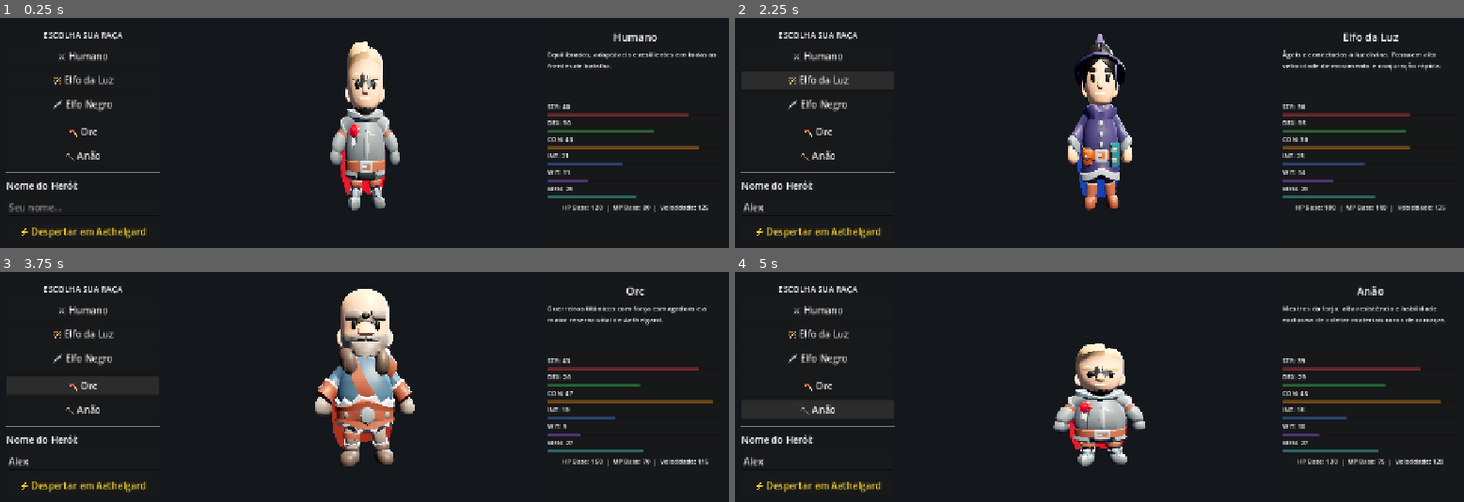
Above: before the commit, frames 1-4 (two rows, left to right).
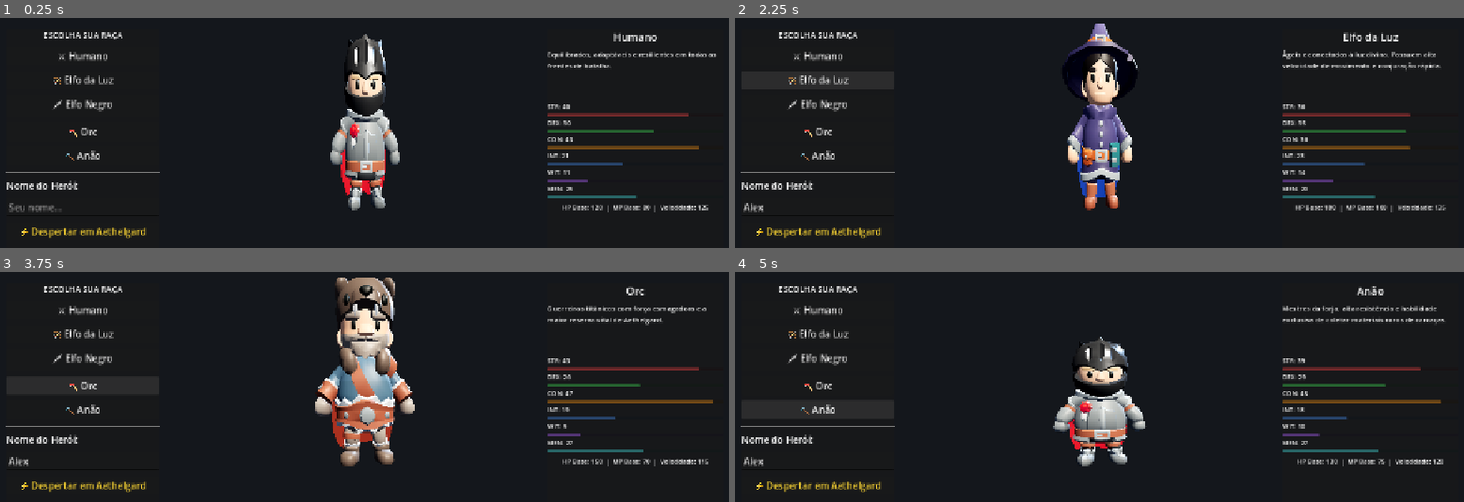
Above: after the commit, the same moments.

Repository: awazago/medieval-rpg
Game: Godot game, scene res://client/scenes/character_select.tscn
Two runs of this game, one before a commit and one after it. Both use one fixed random seed, a clock stepped at 60 frames per second and the inputs below.
Inputs (mouse positions are in pixels of both pictures, inside the frame that each line leads up to):
- Up to frame 1 (0.25 s): no input
- Up to frame 2 (2.25 s): click (815, 206) at 0.52 s; type "Alex" at 0.6 s; click "⚔ Humano" at 1.25 s; click "🏹 Elfo da Luz" at 2 s
- Up to frame 3 (3.75 s): click "🗡 Elfo Negro" at 2.75 s; click "🪓 Orc" at 3.5 s
- Up to frame 4 (5 s): click "🔨 Anão" at 4.25 s

The runs differ from the first frame. In frame 1, 1.2% of the frame differs, in the area x 47-53%, y 6-43%; in frame 2, 0.6%; in frame 3, 1.2%; in frame 4, 1.2%.

Commit message:
fix(character_select): correção de compilação, autoload GameData, base_hp e renderização 3D do SubViewport

Diff:
--- a/client/scenes/character_select.tscn
+++ b/client/scenes/character_select.tscn
@@ -1,12 +1,7 @@
-[gd_scene load_steps=5 format=3 uid="uid://c6v2n8pm7x5cs"]
+[gd_scene load_steps=4 format=3 uid="uid://c6v2n8pm7x5cs"]
 
 [ext_resource type="Script" path="res://client/scripts/character_select.gd" id="1_select"]
 [ext_resource type="PackedScene" uid="uid://h1m2c3r4rig" path="res://client/scenes/character/humanoid_character.tscn" id="2_humanoid_rig"]
-
-[sub_resource type="StandardMaterial3D" id="Mat_PreviewArmor"]
-albedo_color = Color(0.85, 0.88, 0.9, 1)
-metallic = 0.9
-roughness = 0.25
 
 [sub_resource type="Environment" id="Environment_preview"]
 ambient_light_source = 2
@@ -77,19 +72,6 @@
 
 [node name="HumanoidCharacterRig" parent="SubViewportContainer/SubViewport/PreviewCharacter/VisualMesh" instance=ExtResource("2_humanoid_rig")]
 
-[node name="BodyMesh" type="CSGCapsule3D" parent="SubViewportContainer/SubViewport/PreviewCharacter/VisualMesh"]
-transform = Transform3D(1, 0, 0, 0, 1, 0, 0, 0, 1, 0, 0.925, 0)
-visible = false
-radius = 0.4
-height = 1.8
-material = SubResource("Mat_PreviewArmor")
-
-[node name="ShoulderPads" type="CSGBox3D" parent="SubViewportContainer/SubViewport/PreviewCharacter/VisualMesh"]
-transform = Transform3D(1, 0, 0, 0, 1, 0, 0, 0, 1, 0, 1.45, 0)
-visible = false
-size = Vector3(1.1, 0.2, 0.5)
-material = SubResource("Mat_PreviewArmor")
-
 [node name="Panel" type="PanelContainer" parent="."]
 layout_mode = 1
 anchors_preset = 4
--- a/client/scripts/character_select.gd
+++ b/client/scripts/character_select.gd
@@ -30,10 +30,13 @@
 var selected_race: String = "human"
 var selected_archetype: String = "warrior"
 
+func _get_game_data() -> Node:
+	return get_node_or_null("/root/GameData")
+
 func _ready() -> void:
 	print("[CharacterSelect] Inicializando tela de criação de personagem...")
 
-	# 1. Conecta o botão de Despertar imediatamente
+	# 1. Conecta o botão de Despertar prioritariamente
 	if btn_enter_world and not btn_enter_world.pressed.is_connected(_on_enter_world_pressed):
 		btn_enter_world.pressed.connect(_on_enter_world_pressed)
 		print("[CharacterSelect] Botão Despertar conectado com sucesso.")
@@ -57,10 +60,15 @@
 	selected_race = race_key
 	print("[CharacterSelect] Raça selecionada: ", race_key)
 
-	var race_data = GameData.get_race(race_key) if GameData else {}
-	if race_data.is_empty():
-		push_warning("[CharacterSelect] Dados da raça não encontrados: " + race_key)
-		return
+	var gd = _get_game_data()
+	var race_data: Dictionary = {}
+	if gd and gd.has_method("get_race"):
+		race_data = gd.get_race(race_key)
+	elif FileAccess.file_exists("res://data/races.json"):
+		var f = FileAccess.open("res://data/races.json", FileAccess.READ)
+		var j = JSON.new()
+		if j.parse(f.get_as_text()) == OK and j.data is Dictionary:
+			race_data = j.data.get(race_key, {})
 
 	var stats = race_data.get("base_stats", {})
 	var r_name = race_data.get("name", "Raça")
@@ -131,9 +139,10 @@
 	var final_name = input_name.text.strip_edges() if input_name and input_name.text.strip_edges() != "" else "Valente"
 	print("[CharacterSelect] Botão Despertar clicado! Herói: ", final_name, " | Raça: ", selected_race)
 
-	if GameData:
-		GameData.selected_character_name = final_name
-		GameData.selected_race_id = selected_race
+	var gd = _get_game_data()
+	if gd:
+		gd.selected_character_name = final_name
+		gd.selected_race_id = selected_race
 
 	# Transição limpa e oficial do Godot 4
 	var err = get_tree().change_scene_to_file("res://client/scenes/main_game.tscn")
--- a/client/scripts/player_character.gd
+++ b/client/scripts/player_character.gd
@@ -40,6 +40,9 @@
 @export var max_cp: int = 100 # Combat Points (Escudo de PVP/Combate clássico do L2)
 var current_cp: int = 100
 
+var base_hp: int = 150
+var base_mp: int = 90
+
 var base_walk_speed: float = 5.0
 var base_p_atk: float = 24.0
 var base_p_def: float = 20.0
@@ -59,10 +62,10 @@
 var selected_target: Node3D = null
 
 @onready var visual_mesh: Node3D = $VisualMesh
-@onready var body_mesh: CSGCapsule3D = $VisualMesh/BodyMesh if has_node("VisualMesh/BodyMesh") else null
-@onready var shoulder_pads: CSGBox3D = $VisualMesh/ShoulderPads if has_node("VisualMesh/ShoulderPads") else null
-@onready var right_hand_socket: Node3D = $VisualMesh/RightHandSocket if has_node("VisualMesh/RightHandSocket") else null
-@onready var rig: HumanoidCharacterRig = $VisualMesh/HumanoidCharacterRig if has_node("VisualMesh/HumanoidCharacterRig") else null
+@onready var body_mesh: Node3D = get_node_or_null("VisualMesh/BodyMesh")
+@onready var shoulder_pads: Node3D = get_node_or_null("VisualMesh/ShoulderPads")
+@onready var right_hand_socket: Node3D = get_node_or_null("VisualMesh/RightHandSocket")
+@onready var rig: HumanoidCharacterRig = get_node_or_null("VisualMesh/HumanoidCharacterRig")
 @onready var camera_pivot: SpringArm3D = $CameraPivot
 @onready var inventory: InventoryManager = $InventoryManager
 
--- a/shared/audio_manager.gd
+++ b/shared/audio_manager.gd
@@ -2,20 +2,8 @@
 # Gerenciador Global de Áudio, Trilha Sonora Adaptativa e Efeitos Sonoros (SFX)
 extends Node
 
-const MUSIC_TRACKS = {
-	"village": preload("res://audio/music/dawn_isle_village.wav"),
-	"crypt": preload("res://audio/music/ancient_crypt.wav"),
-	"boss": preload("res://audio/music/boss_valthor_battle.wav")
-}
-
-const SFX_STREAMS = {
-	"soulshot_activate": preload("res://audio/sfx/soulshot_activate.wav"),
-	"soulshot_hit": preload("res://audio/sfx/soulshot_hit.wav"),
-	"level_up": preload("res://audio/sfx/level_up.wav"),
-	"sword_swing": preload("res://audio/sfx/sword_swing.wav"),
-	"magic_cast": preload("res://audio/sfx/magic_cast.wav"),
-	"coins_pickup": preload("res://audio/sfx/coins_pickup.wav")
-}
+var MUSIC_TRACKS: Dictionary = {}
+var SFX_STREAMS: Dictionary = {}
 
 var current_music_track: String = ""
 var music_player_a: AudioStreamPlayer
@@ -27,6 +15,7 @@
 
 func _ready() -> void:
 	process_mode = Node.PROCESS_MODE_ALWAYS
+	_init_audio_streams()
 
 	# Inicializa reprodutores de música para crossfade suave
 	music_player_a = AudioStreamPlayer.new()
@@ -89,3 +78,27 @@
 	sfx_pool[0].stream = stream
 	sfx_pool[0].volume_db = volume_offset_db
 	sfx_pool[0].play()
+
+func _init_audio_streams() -> void:
+	var music_files = {
+		"village": "res://audio/music/dawn_isle_village.wav",
+		"crypt": "res://audio/music/ancient_crypt.wav",
+		"boss": "res://audio/music/boss_valthor_battle.wav"
+	}
+	for k in music_files:
+		var path = music_files[k]
+		if ResourceLoader.exists(path):
+			MUSIC_TRACKS[k] = load(path)
+
+	var sfx_files = {
+		"soulshot_activate": "res://audio/sfx/soulshot_activate.wav",
+		"soulshot_hit": "res://audio/sfx/soulshot_hit.wav",
+		"level_up": "res://audio/sfx/level_up.wav",
+		"sword_swing": "res://audio/sfx/sword_swing.wav",
+		"magic_cast": "res://audio/sfx/magic_cast.wav",
+		"coins_pickup": "res://audio/sfx/coins_pickup.wav"
+	}
+	for k in sfx_files:
+		var path = sfx_files[k]
+		if ResourceLoader.exists(path):
+			SFX_STREAMS[k] = load(path)
Not shown, added: audio/music/ancient_crypt.wav.import
Not shown, added: audio/music/boss_valthor_battle.wav.import
Not shown, added: audio/music/dawn_isle_village.wav.import
Not shown, added: audio/sfx/coins_pickup.wav.import
Not shown, added: audio/sfx/level_up.wav.import
Not shown, added: audio/sfx/magic_cast.wav.import
Not shown, added: audio/sfx/soulshot_activate.wav.import
Not shown, added: audio/sfx/soulshot_hit.wav.import
Not shown, added: audio/sfx/sword_swing.wav.import
Not shown, added: client/assets/models/characters/Barbarian.glb.import
Binary file added: client/assets/models/characters/Barbarian_barbarian_texture.png
Not shown, added: client/assets/models/characters/Barbarian_barbarian_texture.png.import
(and 329 more such lines)
